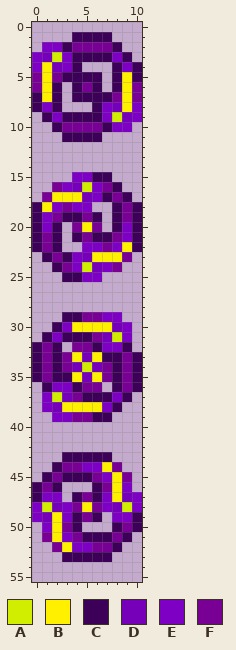
Two states of a pixel-art sprite, Items/Souls/SoulofIgnite.png. Above: the version before the commit.
The file is 22x112 pixels, drawn in blocks of 2x2; one block is one cell here. Colours within 5 levels of each other are drawn and written as one.
Palette (. is transparent): A #d1ed00  B #fff000  C #3c0058  D #7600b9  E #7d00c4  F #780094
Pixels before, first column x 0:
 1 ....CCCC...
 2 .EECFFFFC..
 3 EDAECCCCEC.
 4 EBDEC...CEC
 5 FBFCCCC.CBC
 6 FBC.CFC.CBF
 7 CBC.CCCCFBF
 8 CEC...CEDBE
 9 .CECCCCEADE
10 ..CFFFFCEE.
11 ...CCCC....
12 ...........
13 ...........
14 ...........
15 ....EECC...
16 ..FEDAEFC..
17 .FBBBDECFC.
18 CBEFEE..CFC
19 CEFCCFC.CFC
20 CEC.FBF.CEC
21 CFC.CFCCFEC
22 CFC..EEFEBC
23 .CFCEDBBBF.
24 ..CFEADEF..
25 ...CCEE....
26 ...........
27 ...........
28 ...........
29 ...CCFFEE..
30 ..CEBBBBDE.
31 .CECCCFDAE.
32 CFC.FFCEEC.
33 CFCFBDBCCFC
34 CFCFDADFCFC
35 CFCCBDBFCFC
36 .CEECFF.CFC
37 .EADFCCCEC.
38 .EDBBBBEC..
39 ..EEFFCC...
40 ...........
41 ...........
42 ...........
43 ...CCCCC...
44 ..CFFEEBF..
45 .CFCCCFEBF.
46 CFC...CFBE.
47 CEE.CFCEBDE
48 EADEFBFEDAE
49 EDBECFC.EEC
50 .EBFC...CFC
51 .FBEFCCCFC.
52 ..FBEEFFC..
53 ...CCCCC...
And afterwards:
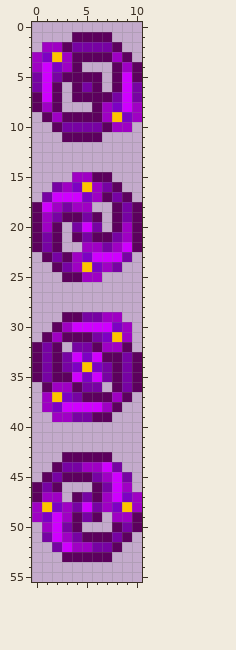
Diff:
colour A: #d1ed00 -> #ffc300
colour B: #fff000 -> #cf00ff
colour C: #3c0058 -> #5c005d
colour D: #7600b9 -> #7d00c4
colour E: #7d00c4 -> #9f00c4
colour F: #780094 -> #7702a3
Pixel boxes of the changes (left, top, right, bottom) in both pictures:
changed: (32, 32, 142, 142)
changed: (32, 172, 142, 562)
